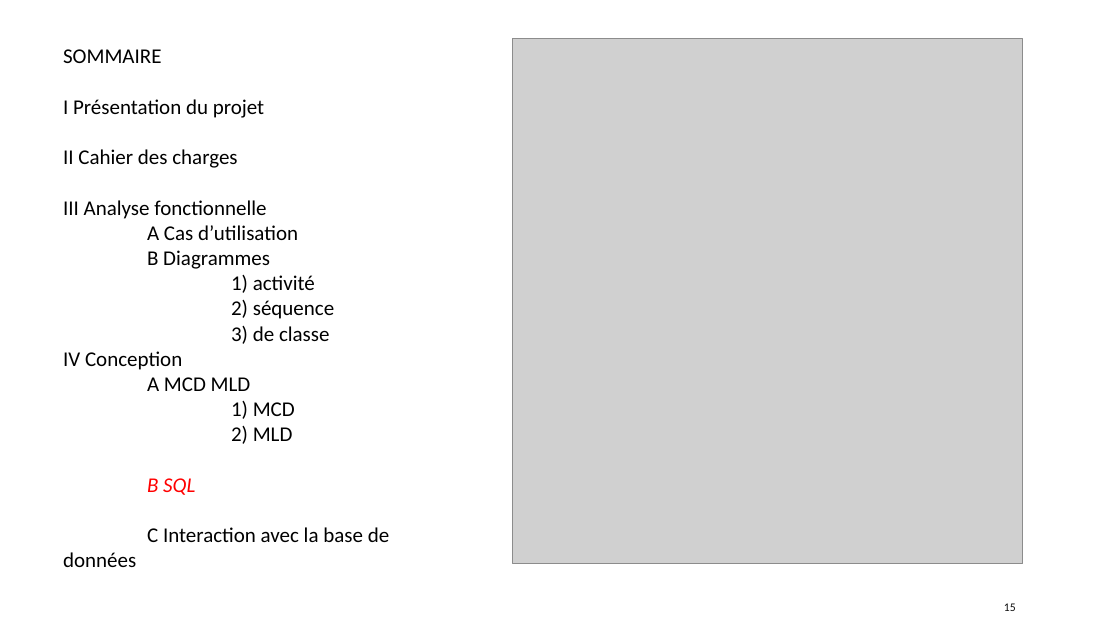
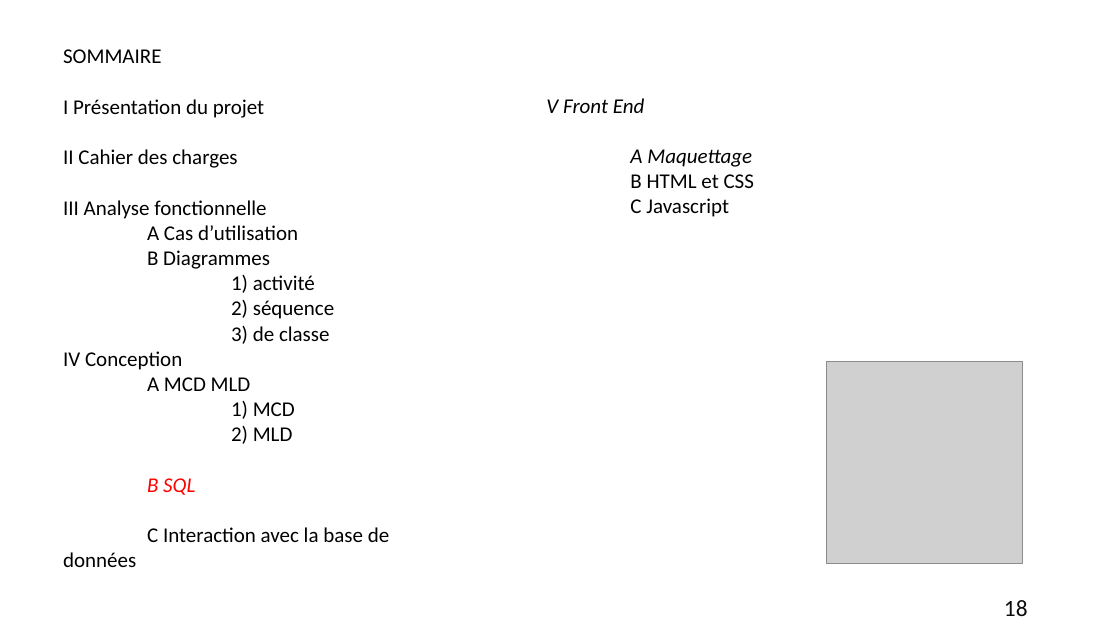
Before and after one commit to Laurette2032/REA, a slide deck: slide 18 of REA 1/Présentation Projet personnel_V2.pptx (slide 15 before the commit). Drawn at 1120x630 pixels with LibreOffice and Linux fonts; fonts in the diff are those of the drawing; grey boxes stand for pictures. Boxes give left, top, right and bottom in pixels: in the first picture for what was removed or moved away, otherwise in the second. Text is boxed around its words. In the diff, an @@ line names an element or a change of style, - is before the commit and + after.

```diff
--- a/REA 1/Présentation Projet personnel_V2.pptx
+++ b/REA 1/Présentation Projet personnel_V2.pptx
@@ picture removed at [513,39,1023,564] @@
@@ text added at [546,98,754,217], 18 pt, text #000000 @@
+V Front End
+A Maquettage
+B HTML et CSS
+C Javascript
@@ picture added at [827,362,1023,565] @@
@@ page number at [1004,600,1028,616]: text changed; size 10 to 20 pt @@
-15
+18
```
Also in this commit, not shown: 14 other slides changed, 19 slides added, 1 slide removed, 27 other files.
